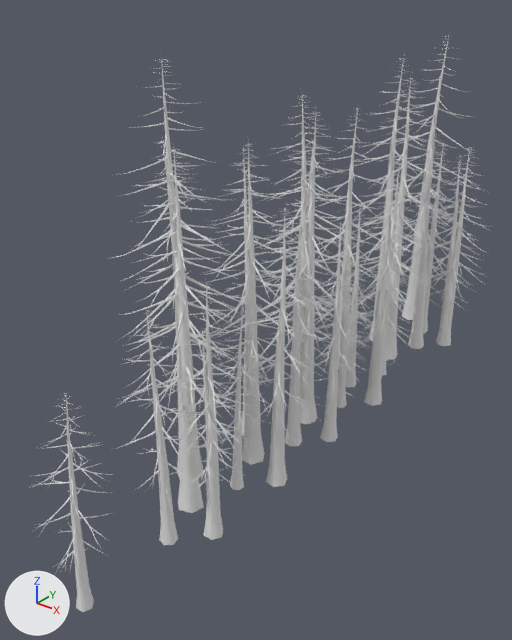
What one commit did to the glTF model public/Models/Trees/tree4.glb.
Camera for both pictures: a 50 mm camera at (-4.0, -502.0, 495.0) aimed at (-456.0, 63.0, 145.0). Arrows for +X, +Y and +Z are at lower left; the lights stay in place. Where no turn or scale is listed for an object, it has been applied to the vertices. Vertices at the same position are counted once.

The first picture shows 'tree4'.
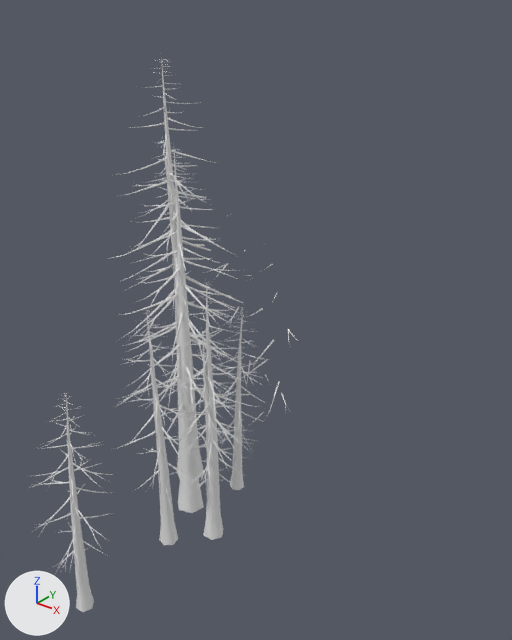
Where the change shows, as pixel boxes (x1, y1, x2, y2) in the pictures (512 x 640 px):
'tree4', reshaped (42% narrower): before (31, 33, 491, 612); after (31, 52, 298, 612)
part 1 of me_tree_113, deleted: before (181, 33, 491, 487)
part 2 of me_tree_113, cut back: before (180, 129, 288, 423)

What changed in the scene script:
```text
Change me_tree_113:
    used by ob_tree4; location = (-402.0, -244.0, 0.0)
    remove me_tree_113.from_pydata(...)  # 58852 vertices, 94896 faces; spans x -137.0..83.0, y -39.0..786.0, z 0.0..439.0
    add me_tree_113.from_pydata(...)  # 15860 vertices, 25406 faces; spans x -137.0..75.0, y -39.0..235.0, z 0.0..439.0
    me_tree_113 part 1: 2067 loose pieces with 42647 vertices, spanning x -130.0..83.0, y 223.0..786.0, z 0.0..430.0, are deleted
    me_tree_113 part 2: 1 vertex moved within x 34.0, y 233.0, z 130.0; 345 vertices removed from x -116.0..38.0, y 223.0..274.0, z 68.0..368.0
```
